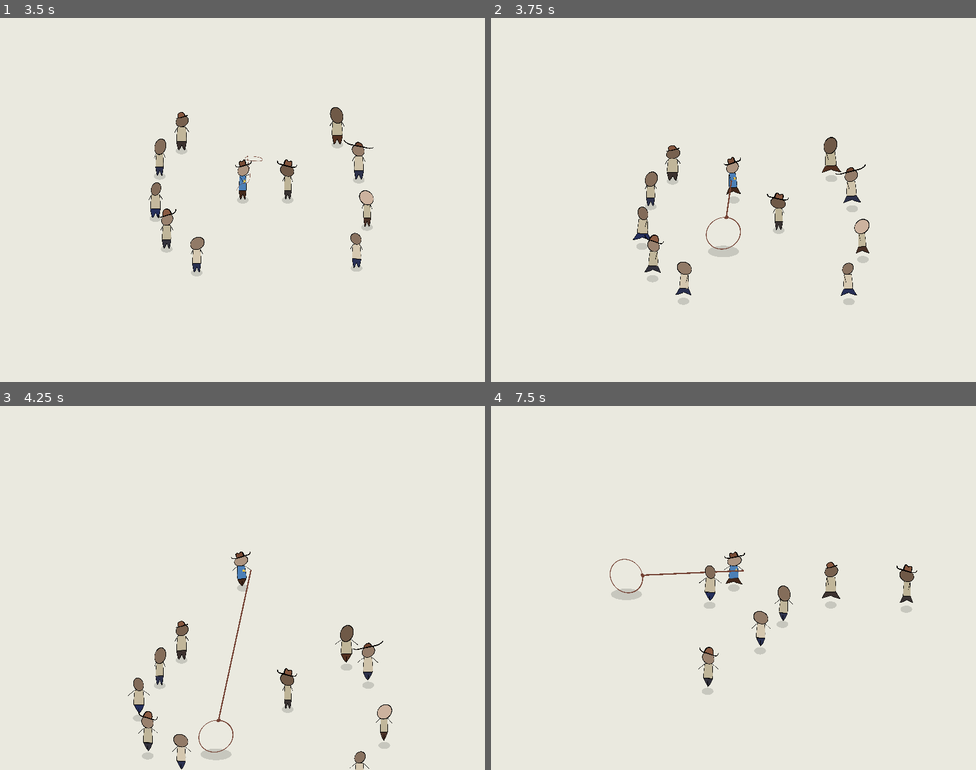
Above: before the commit, frames 1-4 (two rows, left to right).
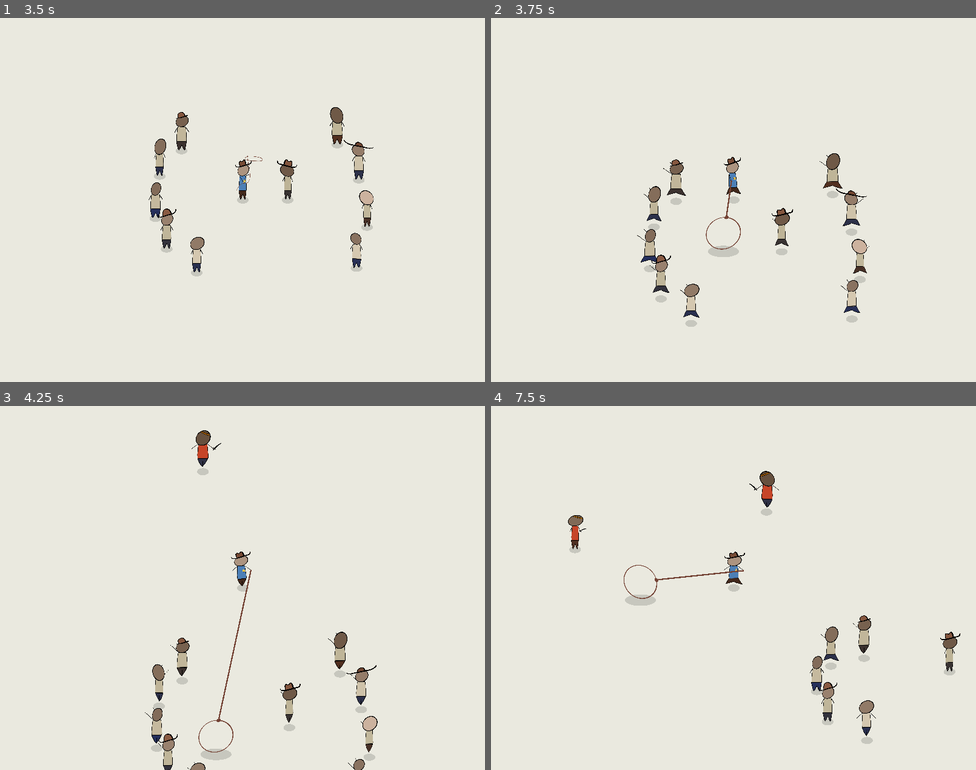
Above: after the commit, the same moments.

Repository: martindzejky/gmtk2025
Game: Godot game, scene res://main_menu.tscn
The game is run twice, just before and just after one commit, with the same random seed, the same clock (stepped at 60 frames per second) and the same inputs. This scene is started directly instead of the project's main scene.
Inputs (mouse positions are in pixels of both pictures, inside the frame that each line leads up to):
- Up to frame 1 (3.5 s): click "Play" at 0.5 s; move the mouse to (349, 181) at 1.27 s; hold D (move_right) 1.28-2.03 s; tap Shift (dash) at 1.35, 2.85 s; move the mouse to (145, 218) at 2.02 s; hold S (move_down) 2.03-2.78 s; click (145, 218) at 2.1 s; move the mouse to (291, 119) at 2.77 s; hold D (move_right) from 2.78 s (still down)
- Up to frame 2 (3.75 s): move the mouse to (709, 272) at 3.52 s; release D (move_right) at 3.53 s; hold W (move_up) from 3.53 s (still down); click (709, 272) at 3.6 s
- Up to frame 3 (4.25 s): keep holding W (move_up)
- Up to frame 4 (7.5 s): move the mouse to (879, 642) at 4.27 s; release W (move_up) at 4.28 s; hold A (move_left) 4.28-5.78 s; tap Shift (dash) at 4.35, 5.85, 7.35 s; move the mouse to (588, 533) at 5.02 s; click (588, 533) at 5.1 s; move the mouse to (757, 588) at 5.77 s; hold S (move_down) 5.78-6.53 s; move the mouse to (660, 497) at 6.52 s; hold D (move_right) 6.53-7.28 s; click (660, 497) at 6.6 s; move the mouse to (840, 569) at 7.27 s; hold W (move_up) from 7.28 s (still down)

Frame 1 is identical in both runs. In frame 2, 3.8% of the frame differs, in the area x 29-78%, y 32-85%; in frame 3, 3.7%; in frame 4, 3.6%.

Commit message:
improve wave spawner

Diff:
--- a/autoload/game.gd
+++ b/autoload/game.gd
@@ -6,6 +6,8 @@
 
 signal folks_updated
 signal enemies_updated
+signal wave_starts(number: int)
+signal wave_ends(number: int)
 
 func _process(_delta):
   if Input.is_action_just_pressed('restart'):
@@ -19,3 +21,9 @@
 
 func emit_enemies_updated():
   enemies_updated.emit()
+
+func emit_wave_starts(number: int):
+  wave_starts.emit(number)
+
+func emit_wave_ends(number: int):
+  wave_ends.emit(number)
--- /dev/null
+++ b/scripts/enemies_counter.gd
@@ -0,0 +1,8 @@
+extends Label
+
+func _ready():
+  Game.enemies_updated.connect(_on_enemies_updated)
+  call_deferred('_on_enemies_updated')
+
+func _on_enemies_updated():
+  text = str(get_tree().get_nodes_in_group('enemy').filter(func(enemy: Enemy): return not enemy.is_captured()).size())
--- a/scripts/enemy.gd
+++ b/scripts/enemy.gd
@@ -396,6 +396,10 @@
     perform_ranged_attack()
 
 func perform_melee_attack():
+  if not is_instance_valid(attack_target):
+    attack_target = null
+    return
+
   var melee_strike = melee_strike_object.instantiate()
   get_parent().add_child(melee_strike)
 
@@ -415,6 +419,10 @@
       attack_target = null
 
 func perform_ranged_attack():
+  if not is_instance_valid(attack_target):
+    attack_target = null
+    return
+
   var projectile = projectile_object.instantiate()
   get_parent().add_child(projectile)
 
--- a/scripts/folk.gd
+++ b/scripts/folk.gd
@@ -180,6 +180,8 @@
 func _on_dude_die_end() -> void:
   # TODO: something more grandiose
   queue_free()
+  await tree_exited
+  Game.call_deferred('emit_folks_updated')
 
 func end_cutscene():
   cutscene = false
--- /dev/null
+++ b/scripts/folks_counter.gd
@@ -0,0 +1,8 @@
+extends Label
+
+func _ready():
+  Game.folks_updated.connect(_on_folks_updated)
+  call_deferred('_on_folks_updated')
+
+func _on_folks_updated():
+  text = str(get_tree().get_nodes_in_group('folk').size())
--- a/scripts/wave_spawner.gd
+++ b/scripts/wave_spawner.gd
@@ -2,32 +2,48 @@
 class_name WaveSpawner
 
 @export var waves: Array[SpawnWave]
+@export var wave_pause_timer: Timer
+@export var spawning := false
 
-var current_wave := -1
+var current_wave := -1 # first wave is 0, but the UI should show 1
 
 func _ready():
   assert(waves.size() > 0, 'No waves defined')
   Game.enemies_updated.connect(_on_enemies_updated)
-  call_deferred('_on_enemies_updated')
+
+  if spawning:
+    call_deferred('start_spawning')
+
+func start_spawning():
+  spawning = true
+  call_deferred('spawn_wave')
 
 func _on_enemies_updated():
-  if waves.size() == 0:
-    # TODO: something cool should happen here
+  if wave_pause_timer.time_left > 0:
     return
 
   var free_enemies = get_tree().get_nodes_in_group('enemy').filter(func(enemy: Enemy): return not enemy.is_captured())
 
   if free_enemies.size() == 0:
+    print('Wave %d completed' % current_wave)
     collect_captured_enemies()
-    var new_wave = waves.pop_front()
-    spawn_wave(new_wave)
+    wave_pause_timer.start()
+    Game.emit_wave_ends(current_wave)
 
 func collect_captured_enemies():
   get_tree().call_group('enemy', 'collect_captured')
 
-func spawn_wave(wave: SpawnWave):
+func spawn_wave():
+  if waves.size() == 0:
+    print('NO MORE WAVES LEFT!!!')
+    # TODO: something cool should happen here
+    return
+
+  var wave = waves.pop_front()
+
   current_wave += 1
-  print('Spawning wave ', current_wave)
+  print('Spawning wave %d' % current_wave)
+  Game.emit_wave_starts(current_wave)
 
   var total_chance = 0
   for enemy in wave.enemies:
@@ -49,3 +65,8 @@
         enemy_instance.global_position = Game.player.global_position + random_position
 
         break
+
+  Game.call_deferred('emit_enemies_updated')
+
+func _on_wave_pause_timeout():
+  spawn_wave()
--- a/village.tscn
+++ b/village.tscn
@@ -1,9 +1,10 @@
-[gd_scene load_steps=7 format=3 uid="uid://doppk32uafy8x"]
+[gd_scene load_steps=8 format=3 uid="uid://doppk32uafy8x"]
 
 [ext_resource type="Script" uid="uid://cf6547v4lhn7r" path="res://scripts/village.gd" id="1_jak2h"]
 [ext_resource type="PackedScene" uid="uid://qwj8b5x4g7c1" path="res://objects/player.tscn" id="1_q5e70"]
 [ext_resource type="PackedScene" uid="uid://celdle61b8mey" path="res://objects/folk.tscn" id="2_pxdql"]
-[ext_resource type="PackedScene" uid="uid://t478gv53rdvw" path="res://folk_turned_left.tscn" id="3_qyljj"]
+[ext_resource type="PackedScene" uid="uid://dxnx8k27jooot" path="res://waves/wave_spawner.tscn" id="2_wybox"]
+[ext_resource type="PackedScene" uid="uid://t478gv53rdvw" path="res://objects/folk_turned_left.tscn" id="3_qyljj"]
 
 [sub_resource type="Animation" id="Animation_qyljj"]
 resource_name = "cutscene"
@@ -22,6 +23,20 @@
 "method": &"end_cutscene_for_folks_and_player"
 }]
 }
+tracks/1/type = "method"
+tracks/1/imported = false
+tracks/1/enabled = true
+tracks/1/path = NodePath("wave_spawner")
+tracks/1/interp = 1
+tracks/1/loop_wrap = true
+tracks/1/keys = {
+"times": PackedFloat32Array(3),
+"transitions": PackedFloat32Array(1),
+"values": [{
+"args": [],
+"method": &"start_spawning"
+}]
+}
 
 [sub_resource type="AnimationLibrary" id="AnimationLibrary_jak2h"]
 _data = {
@@ -37,6 +52,8 @@
 &"": SubResource("AnimationLibrary_jak2h")
 }
 autoplay = "cutscene"
+
+[node name="wave_spawner" parent="." instance=ExtResource("2_wybox")]
 
 [node name="player" parent="." instance=ExtResource("1_q5e70")]
 cutscene = true
--- /dev/null
+++ b/waves/wave_spawner.tscn
@@ -0,0 +1,19 @@
+[gd_scene load_steps=7 format=3 uid="uid://dxnx8k27jooot"]
+
+[ext_resource type="Script" uid="uid://bcpmyhlyslkwq" path="res://scripts/wave_spawner.gd" id="1_wdwvi"]
+[ext_resource type="Script" uid="uid://dmo2rhel62y5f" path="res://scripts/spawn_wave.gd" id="2_42pq5"]
+[ext_resource type="Resource" uid="uid://b15ivea504ili" path="res://waves/wave_0.tres" id="3_nfhig"]
+[ext_resource type="Resource" uid="uid://bkjxd3s8qho82" path="res://waves/wave_1.tres" id="4_q6l54"]
+[ext_resource type="Resource" uid="uid://cspiwl2qqobau" path="res://waves/wave_2.tres" id="5_xv4kr"]
+[ext_resource type="Resource" uid="uid://d1uha8uiqksby" path="res://waves/wave_3.tres" id="6_qpf0f"]
+
+[node name="wave_spawner" type="Node" node_paths=PackedStringArray("wave_pause_timer")]
+script = ExtResource("1_wdwvi")
+waves = Array[ExtResource("2_42pq5")]([ExtResource("3_nfhig"), ExtResource("4_q6l54"), ExtResource("5_xv4kr"), ExtResource("6_qpf0f")])
+wave_pause_timer = NodePath("wave_pause")
+
+[node name="wave_pause" type="Timer" parent="."]
+wait_time = 6.0
+one_shot = true
+
+[connection signal="timeout" from="wave_pause" to="." method="_on_wave_pause_timeout"]
--- a/waves_testing.tscn
+++ b/waves_testing.tscn
@@ -1,12 +1,9 @@
-[gd_scene load_steps=12 format=3 uid="uid://bifqkl6lsp6wc"]
+[gd_scene load_steps=9 format=3 uid="uid://bifqkl6lsp6wc"]
 
 [ext_resource type="PackedScene" uid="uid://qwj8b5x4g7c1" path="res://objects/player.tscn" id="1_0xm2m"]
-[ext_resource type="Script" uid="uid://bcpmyhlyslkwq" path="res://scripts/wave_spawner.gd" id="2_0xm2m"]
-[ext_resource type="Script" uid="uid://dmo2rhel62y5f" path="res://scripts/spawn_wave.gd" id="3_lquwl"]
-[ext_resource type="Resource" uid="uid://b15ivea504ili" path="res://waves/wave_0.tres" id="4_1bvp3"]
-[ext_resource type="Resource" uid="uid://bkjxd3s8qho82" path="res://waves/wave_1.tres" id="5_lquwl"]
-[ext_resource type="Resource" uid="uid://cspiwl2qqobau" path="res://waves/wave_2.tres" id="6_7mycd"]
-[ext_resource type="Resource" uid="uid://d1uha8uiqksby" path="res://waves/wave_3.tres" id="7_272bh"]
+[ext_resource type="PackedScene" uid="uid://dxnx8k27jooot" path="res://waves/wave_spawner.tscn" id="2_eklt2"]
+[ext_resource type="Script" uid="uid://bfjsrwamxppb5" path="res://scripts/folks_counter.gd" id="5_igiv0"]
+[ext_resource type="Script" uid="uid://b35why1f3p57s" path="res://scripts/enemies_counter.gd" id="6_ufbaf"]
 [ext_resource type="PackedScene" uid="uid://celdle61b8mey" path="res://objects/folk.tscn" id="8_5vw27"]
 [ext_resource type="PackedScene" uid="uid://dur5dy1hc4dca" path="res://objects/dude.tscn" id="9_iikrv"]
 
@@ -21,9 +18,8 @@
 
 [node name="player" parent="." instance=ExtResource("1_0xm2m")]
 
-[node name="wave_spawner" type="Node" parent="."]
-script = ExtResource("2_0xm2m")
-waves = Array[ExtResource("3_lquwl")]([ExtResource("4_1bvp3"), ExtResource("5_lquwl"), ExtResource("6_7mycd"), ExtResource("7_272bh")])
+[node name="wave_spawner" parent="." instance=ExtResource("2_eklt2")]
+spawning = true
 
 [node name="folk" parent="." instance=ExtResource("8_5vw27")]
 position = Vector2(178, 135)
@@ -69,9 +65,17 @@
 bandana_chance = 0.0
 frozen = true
 
+[node name="folks_counter" type="Label" parent="ui/root/margin/container"]
+layout_mode = 2
+script = ExtResource("5_igiv0")
+
 [node name="spacer" type="Control" parent="ui/root/margin/container"]
 layout_mode = 2
 size_flags_horizontal = 3
+
+[node name="enemies_counter" type="Label" parent="ui/root/margin/container"]
+layout_mode = 2
+script = ExtResource("6_ufbaf")
 
 [node name="enemies" type="Control" parent="ui/root/margin/container"]
 clip_contents = true
Not shown, added: scripts/enemies_counter.gd.uid
Not shown, added: scripts/folks_counter.gd.uid
